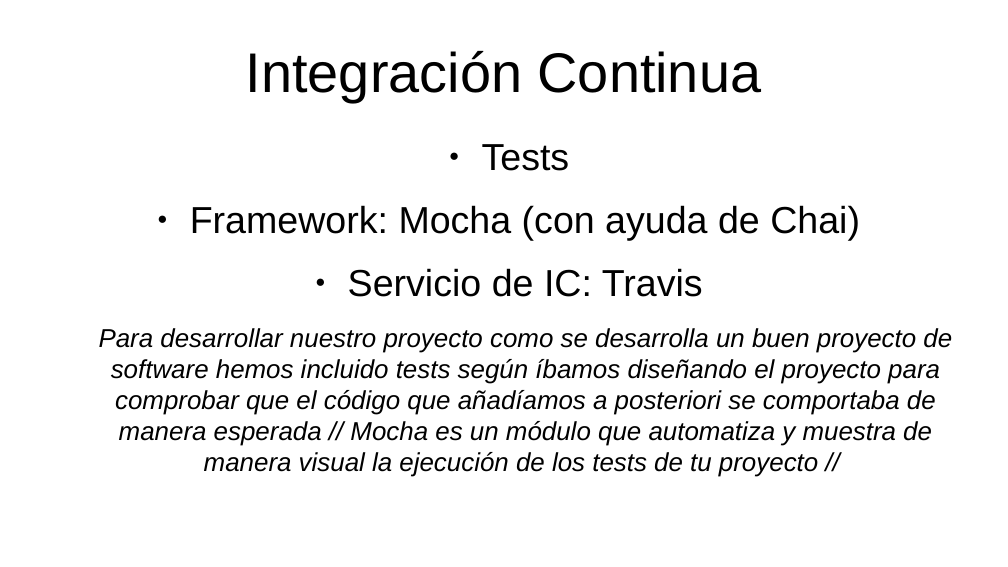
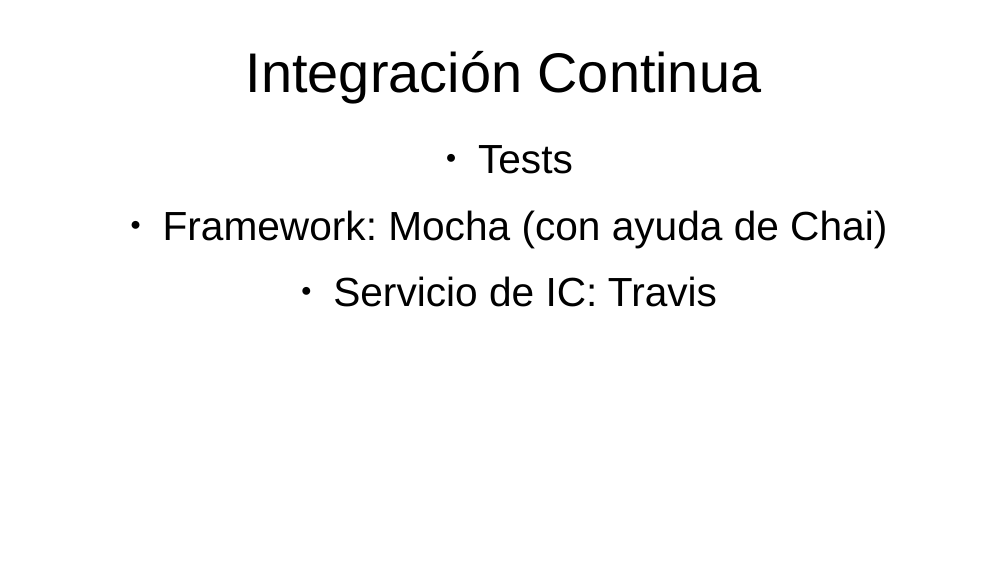
Before and after one commit to jojelupipa/Duckpiler, a slide deck: slide 11 of Presentación Duckpiler.odp (slide 7 before the commit). Drawn at 1008x567 pixels with LibreOffice and Linux fonts; fonts in the diff are those of the drawing. Boxes give left, top, right and bottom in pixels: in the first picture for what was removed or moved away, otherwise in the second. Text is boxed around its words. In the diff, an @@ line names an element or a change of style, - is before the commit and + after.

```diff
--- a/Presentación Duckpiler.odp
+++ b/Presentación Duckpiler.odp
@@ text "Tests" at [163,145,887,307]: size 29.6 to 32 pt @@
@@ text at [99,328,952,477]: paragraph removed @@
-Para desarrollar nuestro proyecto como se desarrolla un buen proyecto de software hemos incluido tests según íbamos diseñando el proyecto para comprobar que el código que añadíamos a posteriori se comportaba de manera esperada // Mocha es un módulo que automatiza y muestra de manera visual la ejecución de los tests de tu proyecto //
```
Also in this commit, not shown: 4 other slides changed, 7 slides added.
